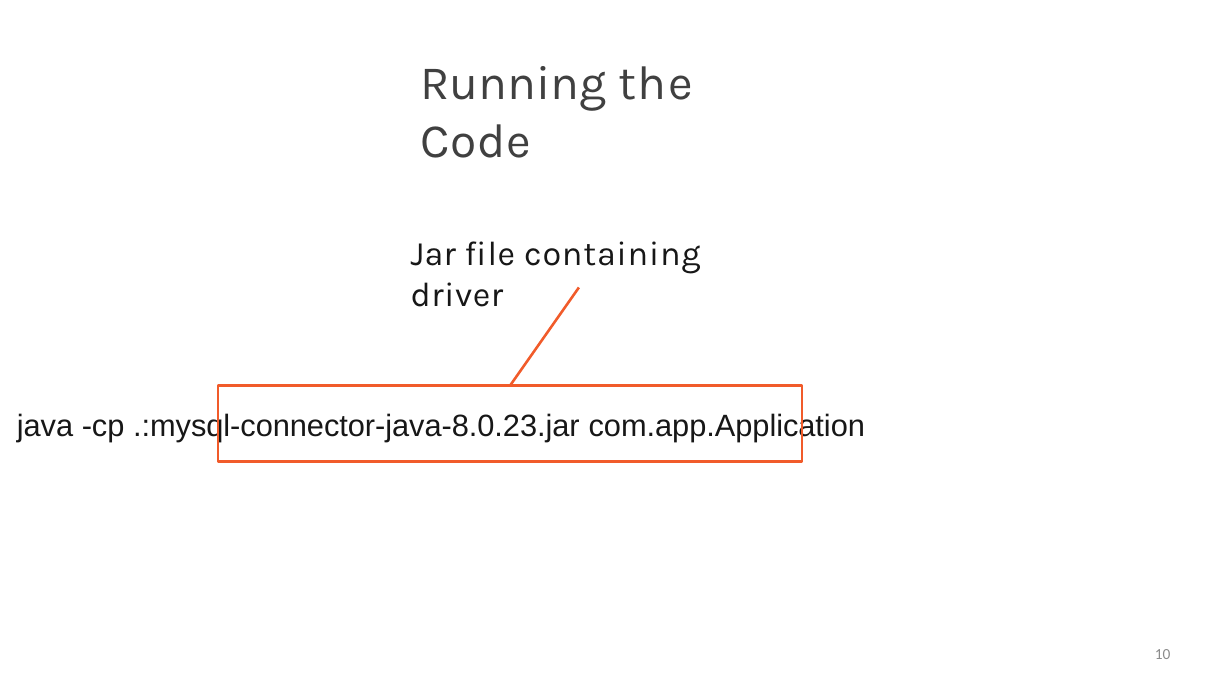
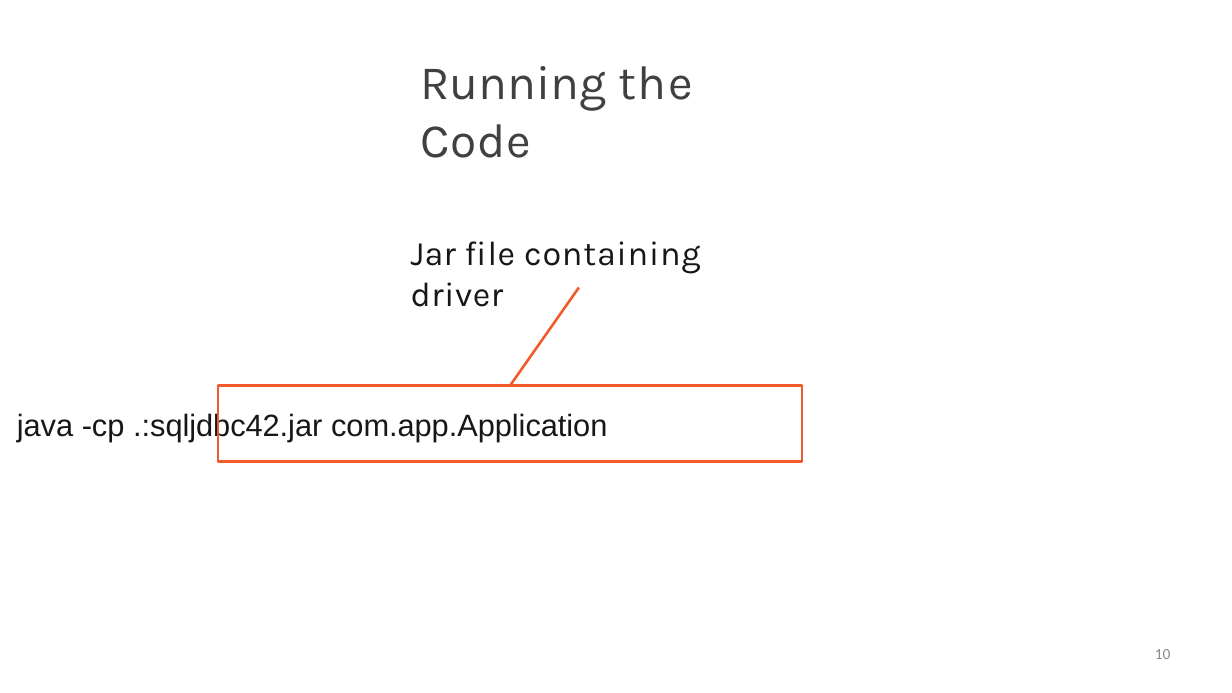
Before and after one commit to StevenJoseph19/Java, a slide deck: slide 10 of Day 6/Slides/4. Connecting to a Database/connecting-to-a-database-slides.pptx. Drawn at 1232x693 pixels with LibreOffice and Linux fonts; fonts in the diff are those of the drawing. Boxes give left, top, right and bottom in pixels: in the first picture for what was removed or moved away, otherwise in the second. Text is boxed around its words. In the diff, an @@ line names an element or a change of style, - is before the commit and + after.

```diff
--- a/Day 6/Slides/4. Connecting to a Database/connecting-to-a-database-slides.pptx
+++ b/Day 6/Slides/4. Connecting to a Database/connecting-to-a-database-slides.pptx
@@ text at (x1=17, y1=411, x2=607, y2=441): text changed @@
-java -cp .:mysql-connector-java-8.0.23.jar com.app.Application
+java -cp .:sqljdbc42.jar com.app.Application
```
Also in this commit, not shown: 7 other slides changed, 7 other files.
